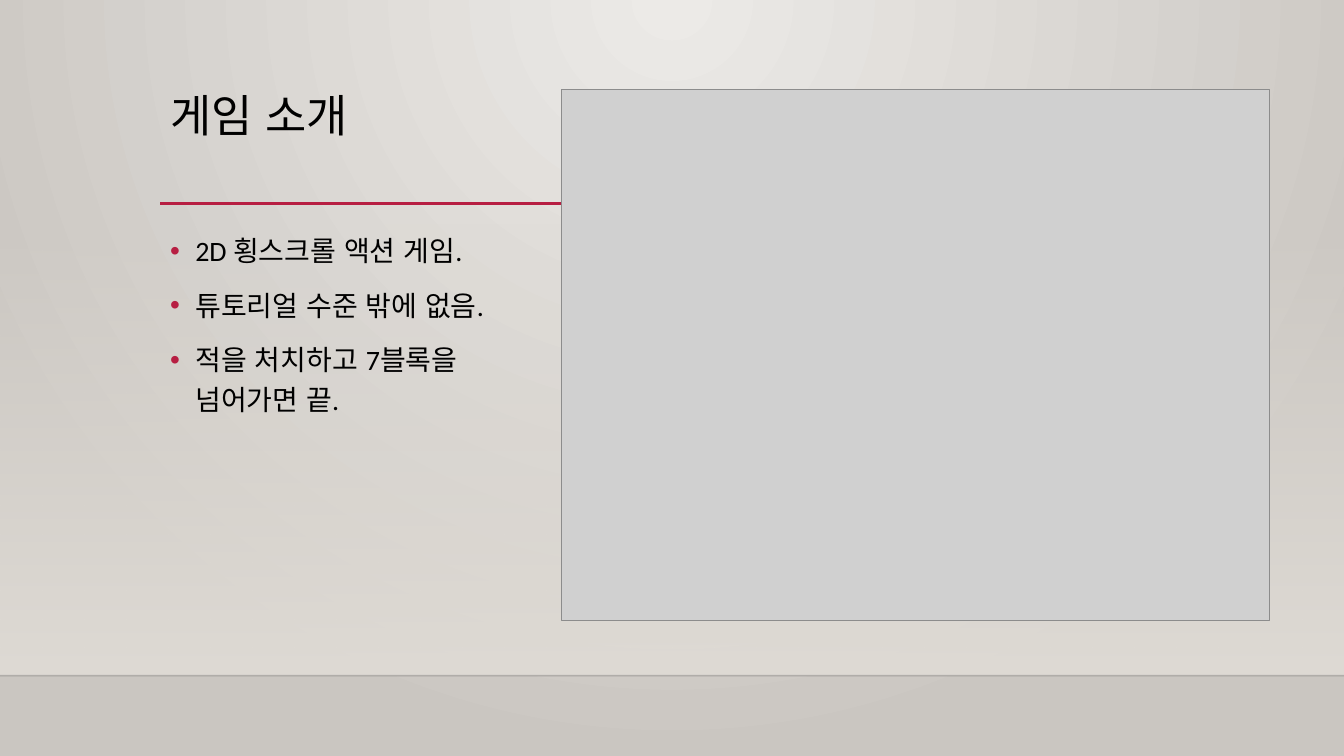
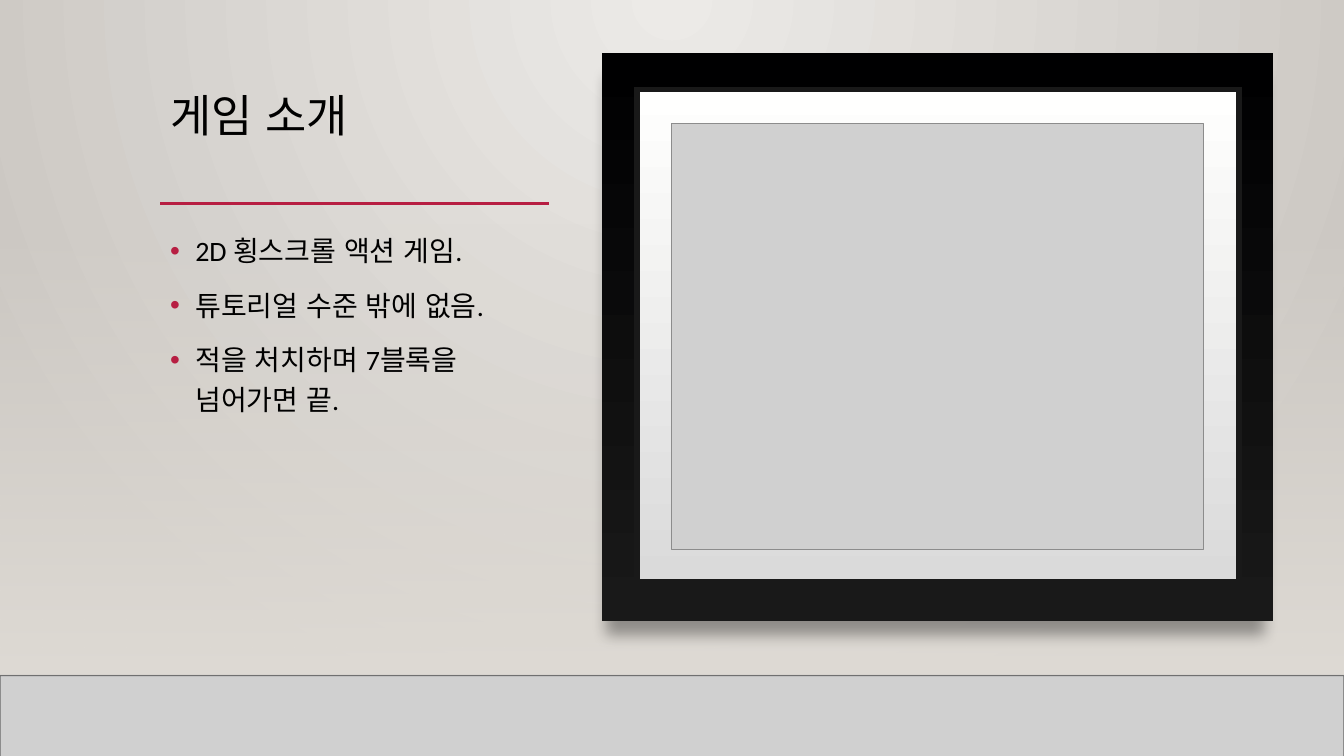
Before and after one commit to UiSai/2D_Game_Project, a slide deck: slide 2 of 2D겜플 최종발표.pptx. Drawn at 1344x756 pixels with LibreOffice and Linux fonts; fonts in the diff are those of the drawing; grey boxes stand for pictures; background and template pictures are left out. Boxes give left, top, right and bottom in pixels: in the first picture for what was removed or moved away, otherwise in the second. Text is boxed around its words. In the diff, an @@ line names an element or a change of style, - is before the commit and + after.

Commit message:
빼먹었던 게임 오버 화면 수정
수정했습니다.

```diff
--- a/2D겜플 최종발표.pptx
+++ b/2D겜플 최종발표.pptx
@@ rectangle added at box(0, 0, 1344, 756), fill gradient #ECEAE7 to #CAC7C1 @@
@@ rectangle added at box(602, 53, 1273, 621), fill gradient #000001 to #191919 @@
@@ rectangle added at box(637, 90, 1239, 582), fill gradient #DADADA to #FFFFFE, outline #191919 4 pt @@
@@ picture: place and size @@
-picture at box(562, 89, 1269, 620)
+picture at box(671, 123, 1203, 549)
@@ rectangle added at box(0, 223, 1344, 676), fill gradient #DFDBD5 @@
@@ text at box(195, 347, 458, 413): text changed @@
-• 적을 처치하고 7블록을 넘어가면 끝.
+• 적을 처치하며 7블록을 넘어가면 끝.
@@ picture added at box(0, 676, 1344, 756) @@
@@ line added from (0, 676) to (1344, 676), #000001 1 pt @@
```
Also in this commit, not shown: 3 other slides changed, 1 other file.
